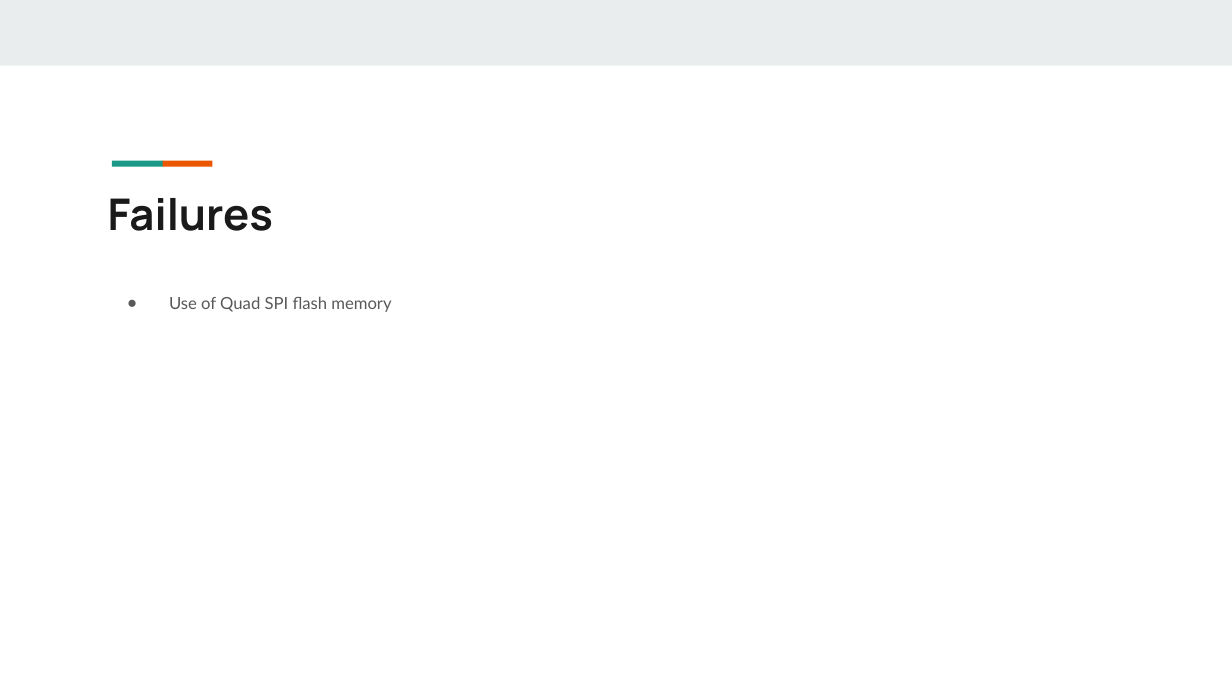
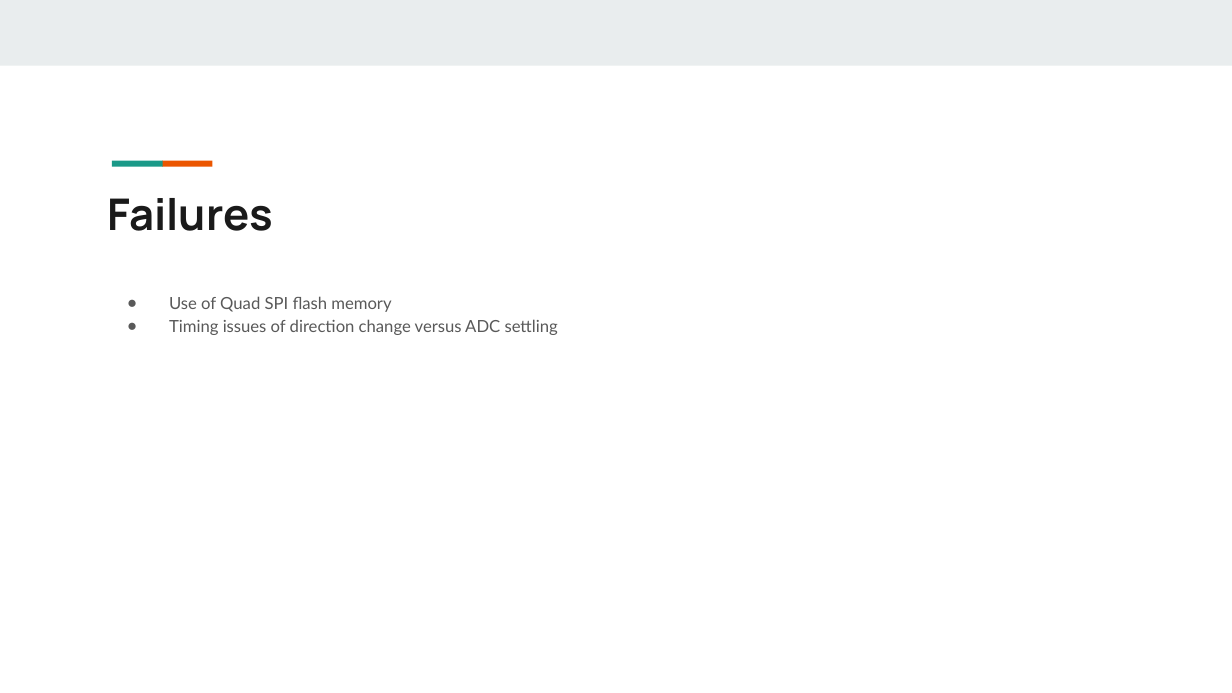
Before and after one commit to xu842251462/EC551_FinalProject, a slide deck: slide 11 of Bringing the Analog World to Digital Design_EC551_Final Project.pptx. Drawn at 1232x693 pixels with LibreOffice and Linux fonts; fonts in the diff are those of the drawing. Boxes give left, top, right and bottom in pixels: in the first picture for what was removed or moved away, otherwise in the second. Text is boxed around its words. In the diff, an @@ line names an element or a change of style, - is before the commit and + after.

```diff
--- a/Bringing the Analog World to Digital Design_EC551_Final Project.pptx
+++ b/Bringing the Analog World to Digital Design_EC551_Final Project.pptx
@@ text at (169,319,558,335): paragraph added @@
+● Timing issues of direction change versus ADC settling
```
Also in this commit, not shown: 4 other slides changed.
